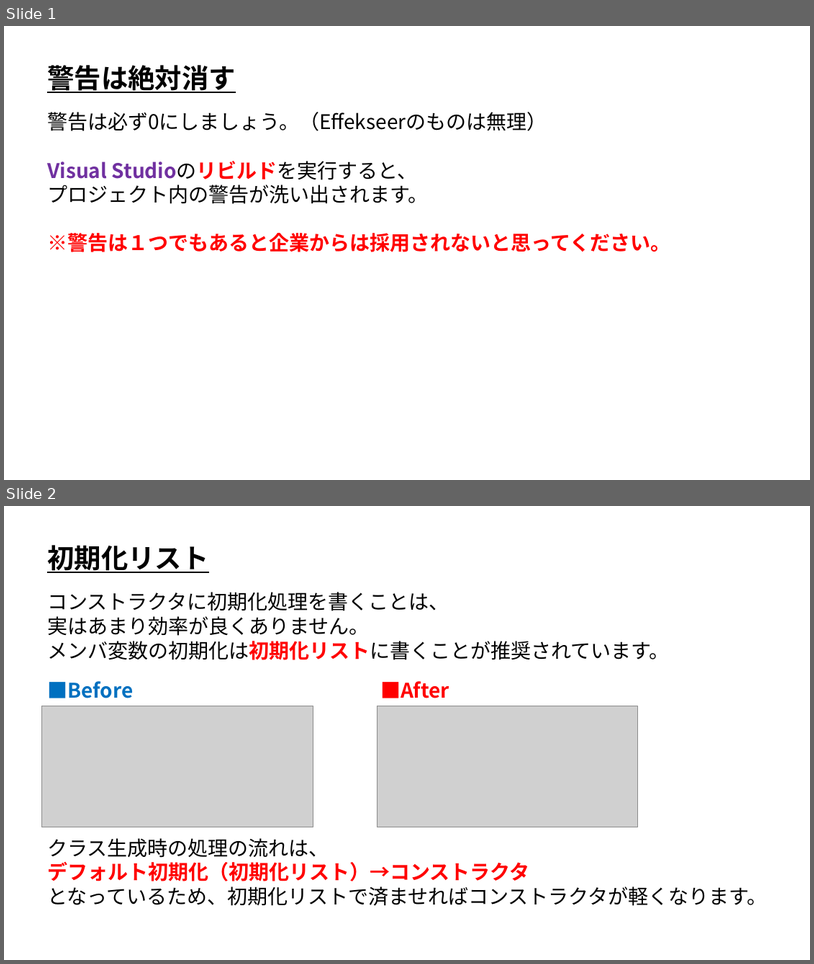
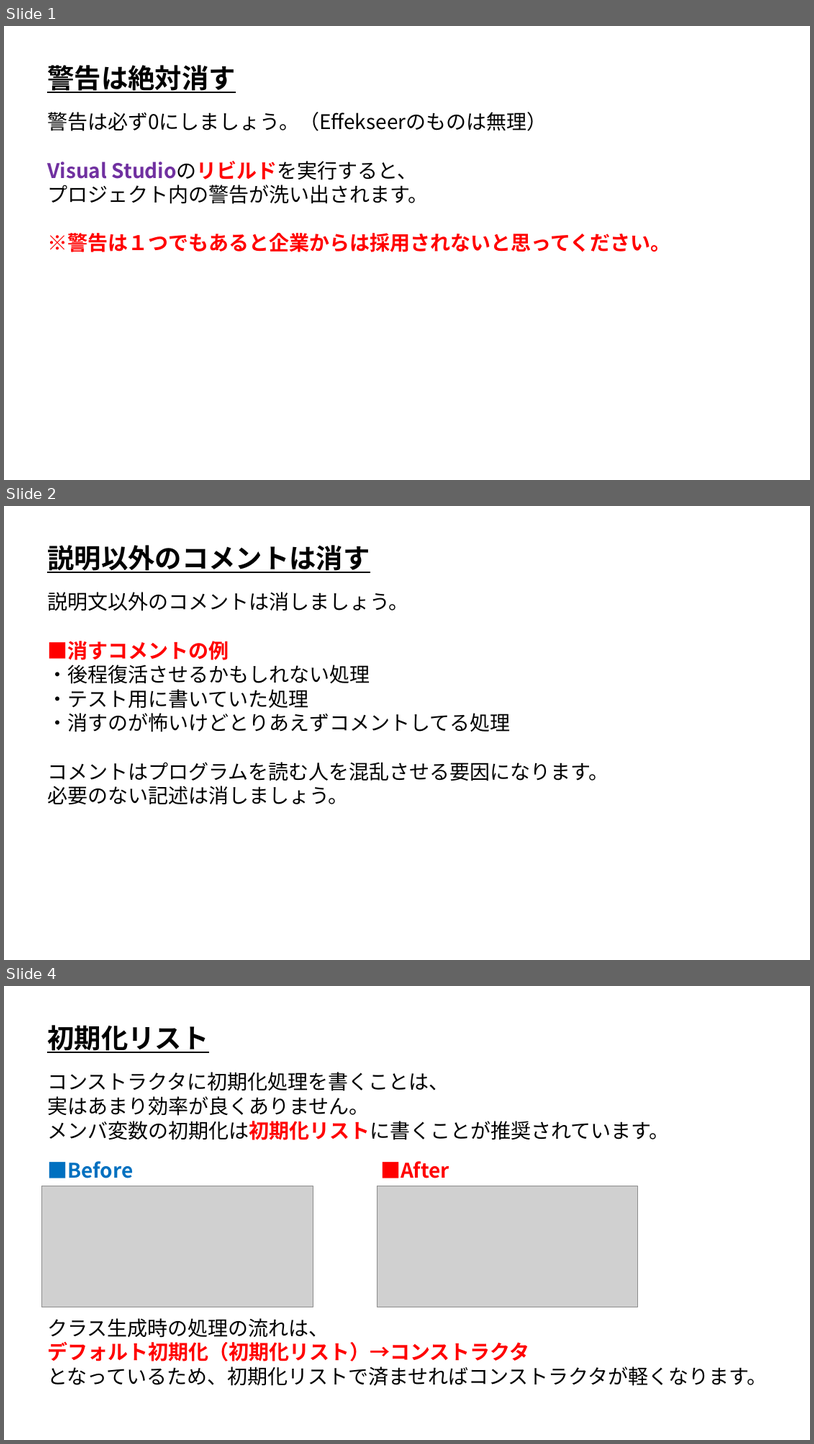
Before and after one commit to ArakiYusuke-Ohara/Textbook, a slide deck: ゲーム科2年/01_後期/キャリアデザインⅢ/コードの質を上げる.pptx. Shown one above the other, each under a label of ours: slides 1 and 2 before the commit, slides 1, 2 and 4 after it; the slides between them are not shown. The pictures are 814x964 and 814x1444 pixels, drawn with LibreOffice and Linux fonts; fonts in the diff are those of the drawing; grey boxes stand for pictures. Boxes give left, top, right and bottom in pixels: in the first picture for what was removed or moved away, otherwise in the second. Text is boxed around its words. In the diff, an @@ line names an element or a change of style, - is before the commit and + after.

```diff
--- a/ゲーム科2年/01_後期/キャリアデザインⅢ/コードの質を上げる.pptx
+++ b/ゲーム科2年/01_後期/キャリアデザインⅢ/コードの質を上げる.pptx
@@ slide 2 added at (4, 506, 810, 960), background #FFFFFF @@
@@ text added at (47, 545, 370, 573), 32 pt, text #000000, bold, underline @@
+説明以外のコメントは消す
@@ text added at (47, 592, 609, 805), 24 pt, text #000000 @@
+説明文以外のコメントは消しましょう。
+■消すコメントの例
+・後程復活させるかもしれない処理
+・テスト用に書いていた処理
+・消すのが怖いけどとりあえずコメントしてる処理
+コメントはプログラムを読む人を混乱させる要因になります。
+必要のない記述は消しましょう。
@@ what was slide 2 is now slide 4 @@
```
Also in this commit, not shown: 1 other slide added.
